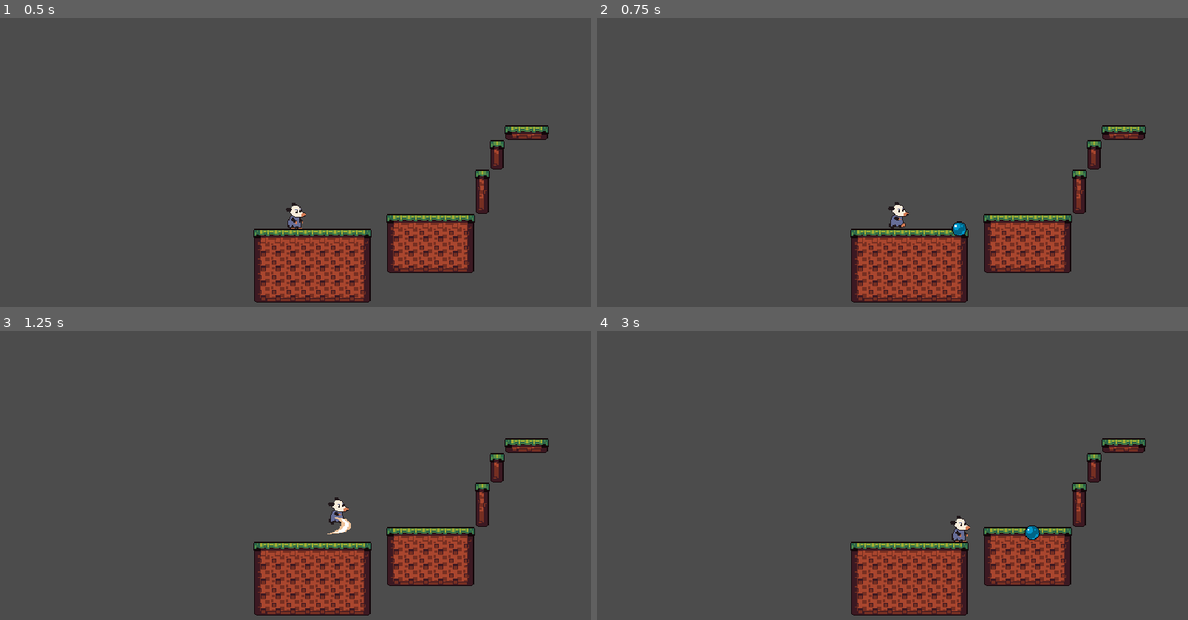
Above: before the commit, frames 1-4 (two rows, left to right).
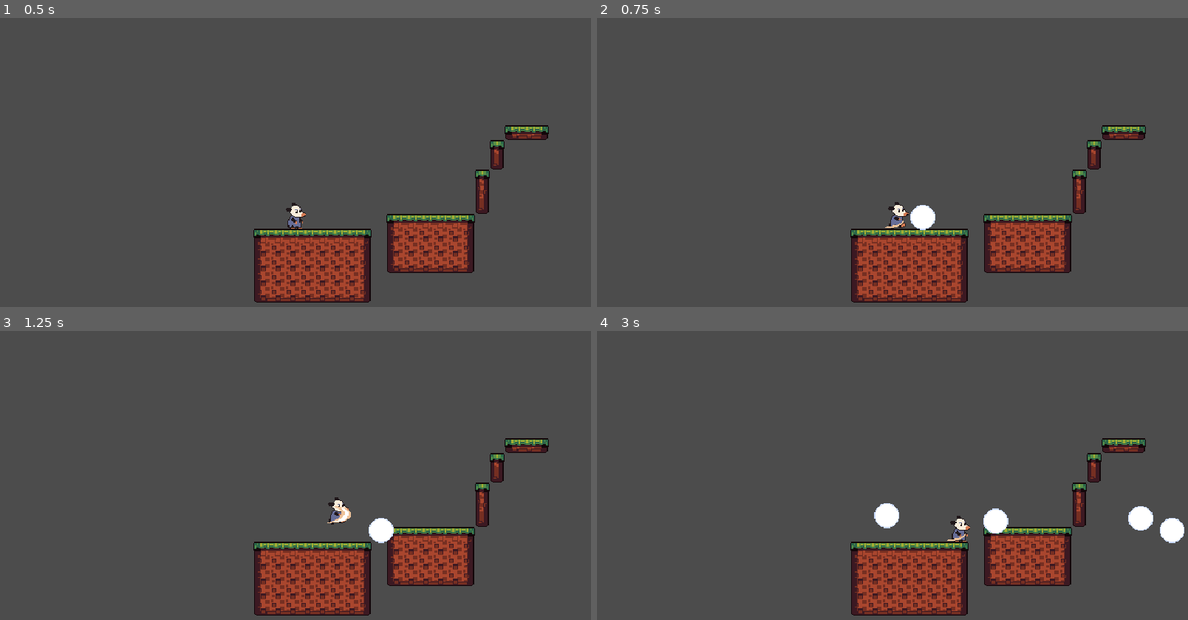
Above: after the commit, the same moments.

Repository: andhedrew/Didelphis
Game: Godot game, scene res://World.tscn
The game is run twice, just before and just after one commit, with the same random seed, the same clock (stepped at 60 frames per second) and the same inputs.
Inputs:
- Up to frame 1 (0.5 s): no input
- Up to frame 2 (0.75 s): hold D (right) from 0.53 s (still down); tap X (attack) at 0.6 s
- Up to frame 3 (1.25 s): keep holding D (right); tap Z (jump) at 0.77 s
- Up to frame 4 (3 s): tap X (attack) at 1.35, 2.1, 2.85 s; tap Z (jump) at 1.52 s; release D (right) at 2.03 s; hold A (left) 2.03-2.78 s; hold D (right) from 2.78 s (still down)

Frame 1 is identical in both runs. In frame 2, 0.4% of the frame differs, in the area x 48-63%, y 64-76%; in frame 3, 0.5%; in frame 4, 1.3%, in the area x 46-100%, y 59-74%.

Commit message:
Weapon bullet spawn changes with direction facing

Diff:
--- a/Weapon.gd
+++ b/Weapon.gd
@@ -2,7 +2,8 @@
 class_name Weapon
 
 export(PackedScene) var bullet_scene
-onready var animated_sprite = $AnimatedSprite
+onready var animated_sprite := $AnimatedSprite
+onready var bullet_spawn := $BulletSpawn
 
 enum {RIGHT, DOWN, LEFT, UP}
 var facing := RIGHT
@@ -17,10 +18,22 @@
 
 
 func fire_weapon():
+	var bullet = bullet_scene.instance()
+	var xspeed := 0.0
+	var yspeed := 0.0
+
 	animated_sprite.play("default")
-	var bullet = bullet_scene.instance()
-	bullet.position = global_position
-	bullet.velocity = Vector2(bullet.speed * scale.x, 0)
+	bullet.position = bullet_spawn.global_position
+
+
+	if facing == LEFT or facing == RIGHT:
+		xspeed = bullet.speed * scale.x
+	elif facing == UP:
+		yspeed = -bullet.speed
+	elif facing == DOWN:
+		yspeed = bullet.speed
+
+	bullet.velocity = Vector2(xspeed, yspeed)
 	get_parent().get_parent().add_child(bullet)
 
 
--- a/Weapons/BaseWeapon.tscn
+++ b/Weapons/BaseWeapon.tscn
@@ -25,9 +25,11 @@
 } ]
 
 [node name="BaseWeapon" type="Node2D"]
-position = Vector2( 329, -108 )
 script = ExtResource( 2 )
 bullet_scene = ExtResource( 1 )
 
 [node name="AnimatedSprite" type="AnimatedSprite" parent="."]
 frames = SubResource( 4 )
+
+[node name="BulletSpawn" type="Position2D" parent="."]
+position = Vector2( 16, 0 )
--- a/World.tscn
+++ b/World.tscn
@@ -1,9 +1,10 @@
-[gd_scene load_steps=5 format=2]
+[gd_scene load_steps=6 format=2]
 
 [ext_resource path="res://Actors/Player.tscn" type="PackedScene" id=1]
 [ext_resource path="res://Weapons/BaseWeapon.tscn" type="PackedScene" id=2]
 [ext_resource path="res://Tileset.tres" type="TileSet" id=3]
 [ext_resource path="res://World.gd" type="Script" id=4]
+[ext_resource path="res://Weapons/Projectiles/projectile.tscn" type="PackedScene" id=6]
 
 [node name="World" type="Node"]
 script = ExtResource( 4 )
@@ -11,7 +12,8 @@
 [node name="Player" parent="." instance=ExtResource( 1 )]
 
 [node name="BaseWeapon" parent="Player" instance=ExtResource( 2 )]
-position = Vector2( 0, 0 )
+position = Vector2( 0, -12 )
+bullet_scene = ExtResource( 6 )
 
 [node name="FrontTilemap" type="TileMap" parent="."]
 tile_set = ExtResource( 3 )
